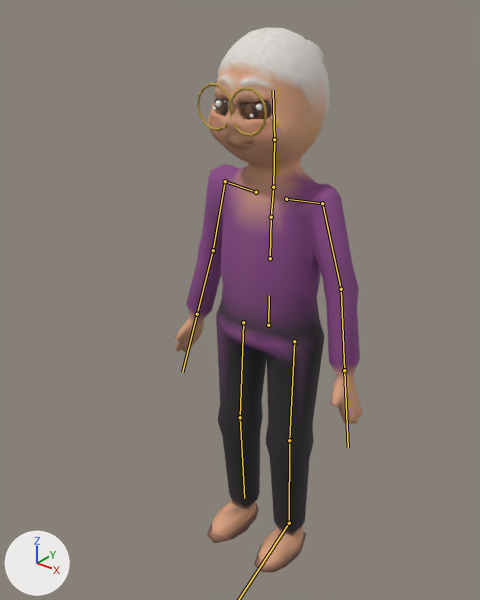
One commit to the glTF model assets/models/nguoi/basau.glb: the scene before it, then after it.
Rendered twice from a 50 mm lens placed at (0.91, -1.259, 1.544), pointed at (-0.047, -0.063, 0.803). The lights are fixed; the arrows at lower left show +X, +Y and +Z. The older version comes first. The bones that change, and the others that lie on the model, are drawn over the model as lines.

In view in the first picture: 'Nguoi_basau'.
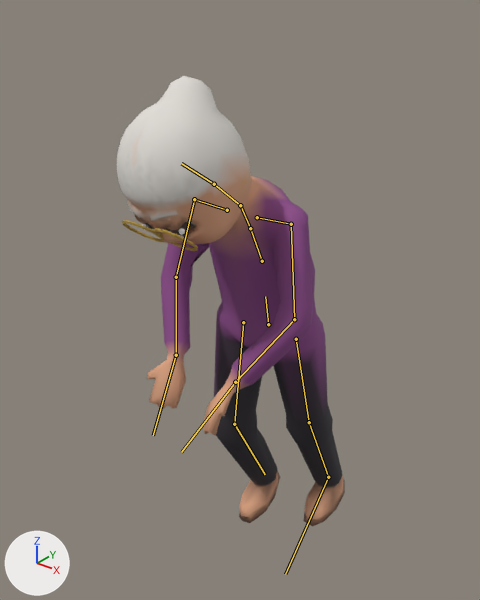
The newer file adds an action. The first version stands in its rest pose; the second is drawn at frame 21 of the action 'ra_cong_nhan'.

The change in detail:
Bone 'hips' (bone_hips) moves from (0.0, 0.0, 0.0) to (0.0, 0.002, 0.0).
Bone 'hips' (bone_hips) turns from (0, 0, 0) to (8, 2, 2) degrees about its own x, y and z.
Bone 'spine' (bone_spine) turns from (0, 0, 0) to (17, -2, 0) degrees about its own x, y and z.
Bone 'chest' (bone_chest) turns from (0, 0, 0) to (10, -2, 0) degrees about its own x, y and z.
Bone 'upperarm.L' (bone_upperarm_l) turns from (0, 0, 0) to (-48, 0, -1) degrees about its own x, y and z.
Bone 'forearm.L' (bone_forearm_l) turns from (0, 0, 0) to (-18, 5, 29) degrees about its own x, y and z.
Bone 'hand.L' (bone_hand_l) turns from (0, 0, 0) to (-16, -60, 0) degrees about its own x, y and z.
Bone 'upperarm.R' (bone_upperarm_r) turns from (0, 0, 0) to (-48, 0, 1) degrees about its own x, y and z.
Bone 'forearm.R' (bone_forearm_r) turns from (0, 0, 0) to (-18, -5, -29) degrees about its own x, y and z.
Bone 'hand.R' (bone_hand_r) turns from (0, 0, 0) to (-16, 60, 0) degrees about its own x, y and z.
Bone 'neck' (bone_neck) turns from (0, 0, 0) to (16, 0, 0) degrees about its own x, y and z.
Bone 'thigh.L' (bone_thigh_l) turns from (0, 0, 0) to (7, 0, 0) degrees about its own x, y and z.
Bone 'shin.L' (bone_shin_l) turns from (0, 0, 0) to (6, 0, 0) degrees about its own x, y and z.
Bone 'foot.L' (bone_foot_l) turns from (0, 0, 0) to (6, 0, 0) degrees about its own x, y and z.
Bone 'thigh.R' (bone_thigh_r) turns from (0, 0, 0) to (-15, 0, 0) degrees about its own x, y and z.
Bone 'shin.R' (bone_shin_r) turns from (0, 0, 0) to (32, 0, 0) degrees about its own x, y and z.

Boxes [x1, y1, x2, y2] around the edits, measured in the pictures (480 x 600 px):
'Nguoi_basau', posed (21% wider, 17% shorter)
    before: [174, 27, 363, 572]
    after: [117, 76, 345, 526]
bone 'hips', root to tip
    before: (268, 325) to (269, 295)
    after: (268, 324) to (265, 296)
bone 'spine', root to tip
    before: (270, 258) to (271, 217)
    after: (262, 261) to (250, 228)
bone 'chest', root to tip
    before: (271, 217) to (273, 188)
    after: (250, 228) to (241, 206)
bone 'upperarm.L', root to tip
    before: (322, 203) to (341, 289)
    after: (291, 224) to (294, 319)
bone 'forearm.L', root to tip
    before: (341, 289) to (344, 370)
    after: (294, 319) to (235, 382)
bone 'hand.L', root to tip
    before: (344, 370) to (348, 447)
    after: (235, 382) to (181, 452)
bone 'upperarm.R', root to tip
    before: (225, 181) to (213, 250)
    after: (194, 199) to (176, 277)
bone 'forearm.R', root to tip
    before: (213, 250) to (197, 314)
    after: (176, 277) to (176, 355)
bone 'hand.R', root to tip
    before: (197, 314) to (182, 372)
    after: (176, 355) to (153, 435)
bone 'neck', root to tip
    before: (273, 187) to (274, 139)
    after: (240, 205) to (214, 184)
bone 'thigh.L', root to tip
    before: (294, 341) to (289, 440)
    after: (296, 339) to (309, 422)
bone 'shin.L', root to tip
    before: (289, 440) to (289, 523)
    after: (309, 422) to (328, 477)
bone 'thigh.R', root to tip
    before: (243, 322) to (240, 417)
    after: (243, 322) to (234, 424)
bone 'shin.R', root to tip
    before: (240, 417) to (244, 498)
    after: (234, 424) to (265, 474)
